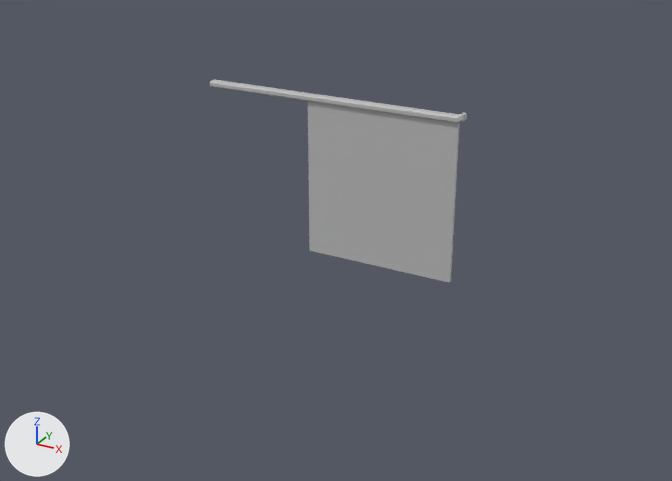
An edit to the FBX model project/Assets/Prefabs/ENV_sign_style2.fbx, drawn before and after from the same camera.
Both versions are drawn from a 50 mm camera at (0.635, -1.198, 0.373) aimed at (-0.032, 0.015, -0.233). Arrows for +X, +Y and +Z are at lower left; the lights stay in place.

Script lines for the objects in view, before the commit:
```python
me_mesh = bpy.data.meshes.new('Mesh')
me_mesh.from_pydata(...)  # 56 vertices, 56 faces; spans x -0.7..0.5, y -49.5..2.4, z -1.5..1.5
me_mesh.materials.append(mat_lambert1)  # grey #bcbcbc
ob_pcube1 = bpy.data.objects.new('pCube1', me_mesh)
ob_pcube1.location = (0.0, 0.0, 0.0)
ob_pcube1.rotation_euler = (1.571, 0.0, 0.0)  # degrees (90, 0, 0)
ob_pcube1.scale = (0.368, 0.00511, 0.00511)
```
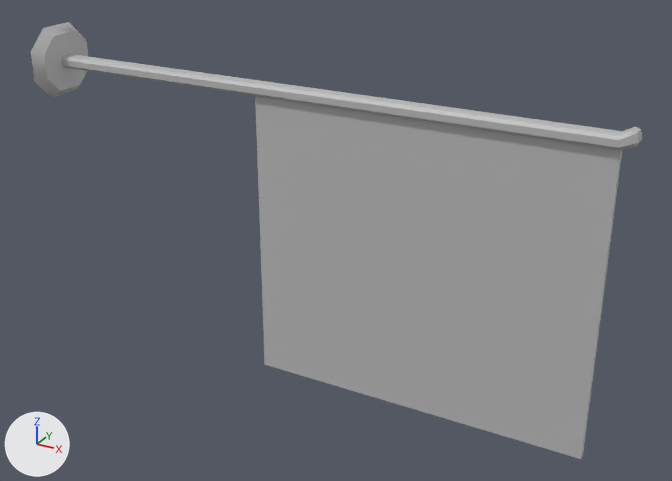
Edits to the bpy script that builds the scene:
```text
Change me_mesh:
    used by ob_pcube1; location = (0.0, 0.0, 0.0); rotation_euler = (1.571, 0.0, 0.0), in degrees (90, 0, 0); scale = (0.368, 0.00511, 0.00511)
    remove me_mesh.from_pydata(...)  # 56 vertices, 56 faces; spans x -0.7..0.5, y -49.5..2.4, z -1.5..1.5
    add me_mesh.from_pydata(...)  # 82 vertices, 84 faces; spans x -0.7..0.5, y -49.5..6.6, z -6.6..6.6
    me_mesh part 1
    12 faces are deleted
    20 vertices are added at x -0.7, y -5.6..6.6, z -6.6..6.6
    6 new vertices lie (-0.5, 0.0, 0.0) away from vertices in x -0.2, y -0.5..0.0, z -1.5..1.5
    40 new faces join them
Change ob_pcube1:
    ob_pcube1.scale: (0.368, 0.00511, 0.00511) -> (0.849, 0.01, 0.01)
```

Boxes (x1, y1, x2, y2) around the edits, measured in the pictures (672 x 481 px):
'pCube1', reshaped, rescaled (137% wider, 114% taller)
    before: (210, 79, 467, 283)
    after: (31, 22, 642, 459)
part 1 of me_mesh, built on
    before: (210, 83, 306, 101)
    after: (31, 22, 253, 97)
